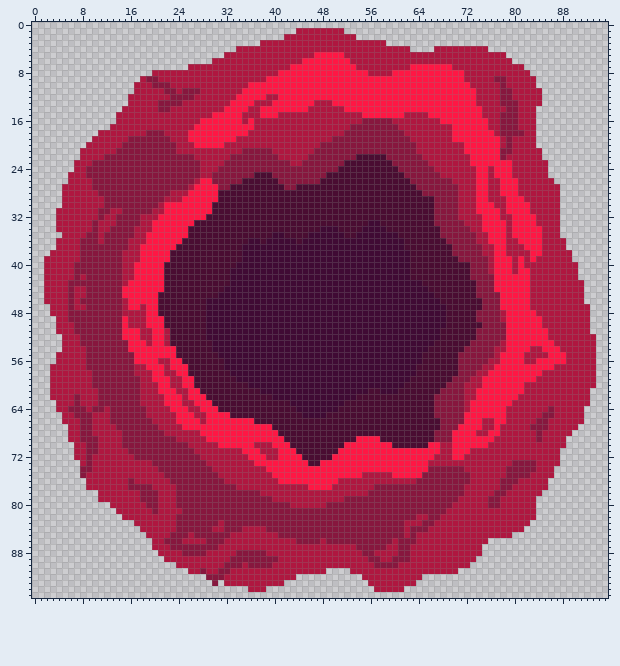
Sprite sheet -- sprites/blocks/props/vascuar-bundle1.png. The picture above was drawn from the file before the commit.
The file is 96x96 pixels.
Now the later version:
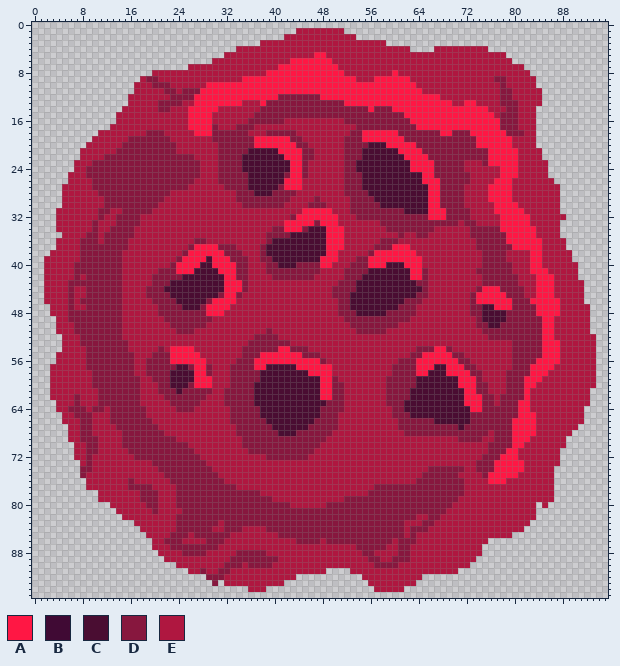
Palette (. is transparent): A #ff1744  B #400a34  C #4a0d32  D #87173e  E #af1740
Change:
Changed rows in their new state; - is an unchanged pixel.
first column x 15:
 5 ----------------------------------EEE-------------------------------------
 6 ----------------------------AA-----EEE------------------------------------
 7 --------------------------AA--------EEE---------EEEEEEE-------------------
 8 ------------------------AA-----------EEEE-----EEEEEEEEEEE-----------------
 9 --------------------AAAA---------------EEE------EEEEEEEEE-----------------
10 --------------AAAAAAA----------------------------EEEEEEEEE----------------
11 -------------AAAAAAA------------------------------EEEEEEEEE---------------
12 ------------AAAAAAA-----AADDDDDDD--------------------EEEEEE---------------
13 ------------AAAAAA--EE-ADDDDDDDDDDDDD------------------EE-----------------
14 -----------AAAAA-EEEE--DDDDDDDDDDDDDDDDDD-DDD---------------A-------------
15 -----------AAAAEEEEE--DDDDDDDDDDDDDDDDDDDDDDDDDAAAA---------AA------------
16 -----------AA--EEEEE-DDDDDD----------DDD-----DDDAAAAA--------AA-----------
17 -----------A---DEEEDDD----------------E-------DDDAAAAAA------AA-----------
18 -----------E---DDDDDD---DDDDD--------E--AAAAAA-DDDDDDAADDD----AA----------
19 -----------EEEEDDDDDDDAAAAAADD-----EE---AAAAAAA-DDDDDDDDDDD----AA---------
20 ------------EEEEDDDDDDAAAAAAADD--EEEE----CCCAAAAADDDDDDDDDD----AA---------
21 ----------------DDDD-CCCCCAAAADDEEEEE---CCCCCCAAAADDDDDDDDDDD--AAA--------
22 ----------------DD--CCCCCCCAAAD-EEEEE--D----CCCAAAADDDDDDDDDD--AAA--------
23 ----------------D---CCCCCCCCAA-EEEEEEDD------CCCAAAADDDDD-EED----A--------
24 --------------------CCCCCCCCAA-EEEEEEDD-------CCAAAADDDDD--EE-E--A--------
25 ---------------E-----C---CC-AA-EEEEEEDDD-------CCCAA-DDDDD-EE-E--A--------
26 -------------EEE----D-----CAAAEEEEEEEDDD--------CCAAA--DDD-EE-A--E--------
27 ------------EEEEE-DDD-----DAAAEEEEEEEDDD---------CCAA---D--EEAA--E--------
28 -----------EEEEEEEEDDD---DDDDEEEEEEEEDDDD---------CAA---D--EEAA--E--------
29 ----------EEEEEEEEEDDDDDDDDDEEEEDEEEEEDDDD---------AA---D--EEAAA-EE-------
30 -------EEEEEEEEEEEEEDDDDDDDEEEEDDDEEEEDDDDD--------AA---D--EEEAA--EE------
31 -------EEEEEEEEEEEEEEEEEEEEEEEAAAAAEEEDDDDDDDDD----AAA--DD-EEE-A---E------
32 ------EEEEEEEEEEEEEEEEEEEEEEDAAAAAAAEEEDDDDDDDDDDDDAAA--DD--EEEAA---E----E
33 -----EEEEEEEEEEEEEEEEEEEEEEAAAAADAAAEEEEEEEDDDDDDDDD----EDD-EEE-A---E-----
34 -----EEEEEEEEEEEEEEEEEEEEDDAAAD--CAAAEEEEEEEDDDDDDDDEEEEEEDDDDD-A----E----
35 ----EEEEEEEEEEEEEEEEEEEEDDDD---CCCAAAEEEEEEEEEDEEDDEEEEEEE-DDDDDA----E----
36 ----EEEEEEEEDDEEEEEEEEEEDCCCC-CCCCAAAEEEEEEDDDEEEEEEEEEEEEEDDDDDAA--------
37 ---EEEEEEEEDAAAADDDEEEEDCCCCCCCCCCAAAEEEEEDDDAAAEEEEEEEEEEE-DDDDDAA-------
38 ---EEEEEEEDAAAAAADDDEEEDCCCCCCCCCCAAEEEEEDAAAAAAAEEEEEEEEEEEDDDD----------
39 ---EEEEEEDAAAA-AAADDDEEDDCCCCCCCCAAAEEEDDAAAAAAAAAEEEEEEEEEE-DDDE-E--A----
40 --EEEEEEDAAAA--AAAADDEEEDDCCCDDDDAAEEEDDDAAACCCAAAEEEEEEEEEE-DDDD-E-AA----
41 --EEEEDDDAAA----AAADDEEEDDDDDDDDDEEEEDDDDCCCCCCCAADEEEEEEEE--DDDD-EEAAA---
42 --EEEDDDDD-------AADDEEEEDDDDDDDEEEEEDDDCCCCCCCCAADEEEEEEEEE--DDDDEE-AAA--
43 -EEEEDDD---------AAADEEEEEEEEEEEEEEEDDDCCCCCCCCCCDDEEEEEEEEE--DDDDEE-AAA--
44 EEEEDDD----------AAADEEEEEEEEEEEEEEDDDDCCCCCCCCCCCDEEEEEEEE-AA-DDDDE-AAA--
45 EEEEDDDD--------DAADEEEEEEEEEEEEEEEDDDCCCCCCCCCCCDDEEEEEEEDAAAA-DDDE-AAA--
46 -EEEEDDDD-----DAAAAEEEEEEEEEEEEEEEEEDDCCCCCCCCCDDDEEEEEEEEDAAAA--DDDAAAAA-
47 -EE-EEDDDD---DAAAAEEEEEEEEEEEEEEEEEEDDCCCCCCCCDDDEEEEEEEEEDDCCA--DDDDAAAA-
48 ----EEDDDDDDDDAAAEEEEEEEEEEEEEEEEEEEDDDCCCCCDDDDDEEEEEEEEED-CCCCDDDDDAAAA-
49 E---EEEDDDDDDDDEEEEEEEEEEEEEEEEEEEEEEDDDDDDDDDDDEEEEEEEEEEE-CCCCDDDDDDAA--
50 E---EEEEDDDDDDEEEEEEEEEEEEEEEEEEEEEEEEDDDDDDDDEEEEEEEEEEEEED-CC-DDDDDDAA--
51 EEE--EE-EDDDEEEEEEEEEEEEDEEEEEEEEEEEEEEDDDDDEEEEEEEEEEEEEEEE----DDDDDD-A--
52 EEE--EE-EEEEEEEEEEEEEEDDDDEEEEEEEEEEEEEEEEEEEEEEEEEEEEEEEEEEE---DDDDDD-A--
53 -EEE-EE-EEEEEEEEEEEEEDDDDDDDEEEEEEEEEEEEEEEEEEEEEEEEEEEEEEEEEEE-EDDDDD--A-
54 -EEEEEDE-AAAEEEEEEEEDDDDDDAADDDEEEEEEEEEEEEEEEEEEDDDAADEEEEEEE--EDDDDD----
55 --EEEDDD-AAAAEEEEEEEDDDAAAAAAADDDEEEEEEEEEEEEEEEDDAAAAAD-EEEEE-EEDDDDDA--E
56 --EEDDDD--AAAAEEEEEDDDAAAAAAAAAAADEEEEEEEEEEEEDDDAAAAAAA--EEE--EEDDDD----E
57 ----DDDDDCCDAADEEEDDDDAACCCCCAAAAAAEEEEEEEEEEDDDDAAA--AAA--E--EEEDDD------
58 ----DDDDCCC-AADEEEDDDDDCCCCCCCCAAAAEEEEEEEEEEDDDDAA---AAAA-D-EEEDDDD--A---
59 -----DDDCCCCAAAEEEDDDDDCCCCCCCCCCAADEEEEEEEEDDDDD------CAAADEEEEDDD--A----
60 ------DDCCCDAAAEEEDDDDCCCCCCCCCCCAADDEEEEEEEDDDDD-----CCAAADDEEEDDDAA-----
61 ------DDDCDDDDDEEDDDDD-CCCCCCCCCCAADDEEEEEEEDDDD-----CCCCAADDEEEDDDA------
62 -------DDDDDDDEEEDDDDD---CCCCCCCCAADDEEEEEEEDDDD----CCCCCAA-DDEDDDDA------
63 -------EDDDDDEEEEDDDDD------CCCCCCDDDEEEEEEEDDD-----CCCCCA--DDEDDDAA------
64 --------EDDD-EEEEEDDDDD------CCCCDDDDEEEEEEEEDD-----CCCCCC--DDDDDDAA---E--
65 ---------EEE--EEEEDDDDD-------CCCDDDEEEEEEEEEDDD----CCCCCCDDDDDDDDAAA-EE--
66 ---------EEEE-EEEEDDDDDD--------DDDDEEEEEEEEEEDDDDDD-CCCCCDDDDDDDAAAAEE---
67 ----------EEEEEEEEEDDDDDD------DDDDDEEEEEEEEEEDDDDDDD---CDDDDDDDDAAAAEE---
68 -------------EEEEEEDDDDDDD---DDDDDDEEEEEEEEEEEEDDDDD---DDDDDDEDDDAAAAE----
69 --------------EEEEEEDDDDDDDDDDDDDDEEEEEEEEEEEEEEEEEEEEEEDDDDEEDDDAAA-E----
70 ----------------EEEEDDDDDDDDDDDDDEEEEEEEEEEEEEEEEEEEE--EEEEEEDDDDAA-------
71 --------------------EDDDDDDDDDDDEEEEEEEEEEEEEEEEEEEEE--EEE---DDDAA--------
72 ---------------------EEEDDDDDDDEEEEEEEEEEEEEEEEEEEEE---EE---DDDAAA--------
73 ----------------------EEEEEEEEEEEEEEEEEEEEEEEEEEEEE--------DDDAAAAAEE-----
74 ------------------------EEEEEEEEEEEEEEEEEEEEEEEEEEE--------DDDAAAAAEE-----
75 -------------------------EEEEEEEEEEEEEEE-----EEEEE------EE--DAAAAAEE------
76 --------------------------EEEEEEEEEE---------------------E---AAAEE-----E--
77 -------------------------------EEEE----------------------------EE------E--
78 --------------------------------------------------------------EE------EE--
79 -------------------------------------------------------------EE------EEE--
80 -------------------------------------------------------------EE-------E---
